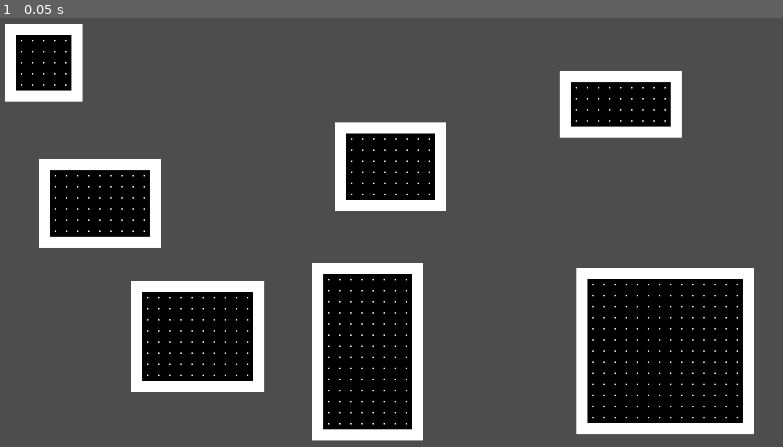
Above: before the commit, frame 1.
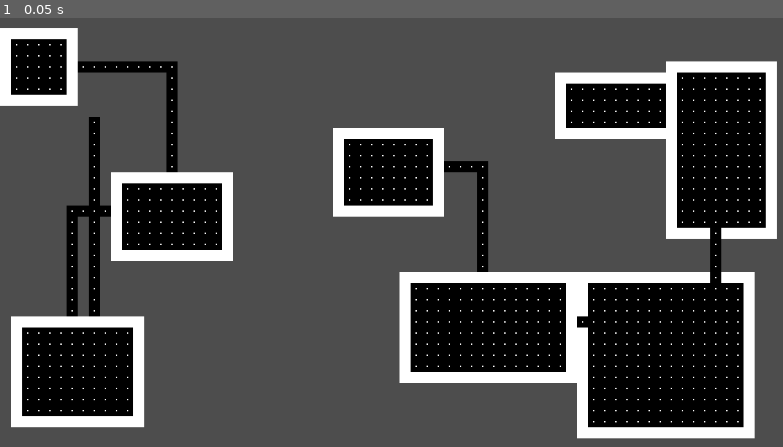
Above: after the commit, the same moment.

Repository: EmilBabazade/rouge-cleaner
Game: Godot game, scene res://scenes/level/level.tscn
Two runs of this game, one before a commit and one after it. Both use one fixed random seed, a clock stepped at 60 frames per second and the inputs below. This scene is started directly instead of the project's main scene.
Inputs:
- Up to frame 1 (0.05 s): no input

The runs differ from the first frame. In frame 1, 35% of the frame differs, in the area x 0-100%, y 1-99%.

Commit message:
corridors

Diff:
--- a/scenes/level/level.gd
+++ b/scenes/level/level.gd
@@ -1,11 +1,14 @@
 extends Node2D
 
 var room_scene: PackedScene = preload("res://scenes/room/room.tscn")
-var room_count := 7
-var collision_check_limit := 500
+var room_count := 8
+var collision_check_limit := 1000
+
+@export var draw_corridor_paths := false
 
 @onready var rooms := $Rooms
 var room_list: Array[Room] = []
+var closest_rooms: Dictionary[Room, Room] = {}
 
 func _ready() -> void:
 	for i in range(room_count):
@@ -16,6 +19,49 @@
 #		check if it collides with existing rooms, if it does give it new coords
 		check_collision(room, 0)
 		room_list.append(room)
+#	setup corridors
+	for r: Room in room_list:
+		var best: Room = null
+		var best_d2 := INF
+		var center := r.get_center()
+		for other: Room in room_list:
+			if r == other or (closest_rooms.has(other) and closest_rooms[other] == r):
+				continue
+			var d2 := center.distance_squared_to(other.get_center())
+			if d2 < best_d2:
+				best_d2 = d2
+				best = other
+		closest_rooms[r] = best
+#		corridors
+		var points := l_path(r.get_center(), best.get_center())
+		r.draw_corridor(best)
+		if draw_corridor_paths:
+#			line2d to visualize paths
+			var line := Line2D.new()
+			add_child(line)
+			line.width = 2
+			line.default_color = Color(randf(), randf(), randf(), 1.0)
+			line.points = points
+
+func l_path(a: Vector2i, b: Vector2i) -> Array[Vector2i]:
+	var pts: Array[Vector2i] = []
+	var x := a.x
+	var y := a.y
+
+	# horizontal
+	var sx := 1 if b.x >= x else -1
+	while x != b.x:
+		pts.append(Vector2i(x, y))
+		x += sx
+
+	# vertical
+	var sy := 1 if b.y >= y else -1
+	while y != b.y:
+		pts.append(Vector2i(x, y))
+		y += sy
+
+	pts.append(b)
+	return pts
 
 func check_collision(room: Room, check_count: int) -> void:
 	check_count += 1
@@ -32,4 +78,8 @@
 	var rand_coords := Vector2.ZERO
 	rand_coords.x = randi_range(0, screen_size.x - room_size.x)
 	rand_coords.y = randi_range(0, screen_size.y - room_size.y)
+	rand_coords = snap_to_grid(rand_coords, 16)
 	return rand_coords
+
+func snap_to_grid(pos: Vector2, tile: int) -> Vector2:
+	return pos.snapped(Vector2(tile, tile))
--- a/scenes/room/room.gd
+++ b/scenes/room/room.gd
@@ -30,6 +30,35 @@
 		wall_tilemap.set_cell(Vector2(width, i), 0, Vector2(1,3))
 		wall_tilemap.set_cell(Vector2(0, i), 0, Vector2(1,3))
 
+func draw_corridor(to_room: Room) -> void:
+	# Convert both room centers (WORLD pixels) -> THIS room's tile cells
+	var a: Vector2i = floor_tilemap.local_to_map(floor_tilemap.to_local(get_center()))
+	var b: Vector2i = floor_tilemap.local_to_map(floor_tilemap.to_local(to_room.get_center()))
+
+	# Build an L-shaped path in CELL coords (tile-by-tile)
+	var pts: Array[Vector2i] = []
+
+	var x := a.x
+	var y := a.y
+
+	var sx := 1 if b.x >= x else -1
+	while x != b.x:
+		pts.append(Vector2i(x, y))
+		x += sx
+
+	var sy := 1 if b.y >= y else -1
+	while y != b.y:
+		pts.append(Vector2i(x, y))
+		y += sy
+
+	pts.append(b)
+
+	# Draw corridor on THIS room's floor tilemap using CELL coords directly
+	for cell in pts:
+		if floor_tilemap.get_cell_source_id(cell) == -1:
+			floor_tilemap.set_cell(cell, 1, Vector2i(0, 3))
+
+
 func get_size() -> Vector2:
 # i am assuming tile size x and y are same
 	var tile_size := floor_tilemap.tile_set.tile_size.x
@@ -40,3 +69,6 @@
 	var a := Rect2(global_position, get_size())
 	var b := Rect2(other.global_position, other.get_size())
 	return a.intersects(b)
+
+func get_center() -> Vector2:
+	return global_position + get_size() * 0.5
